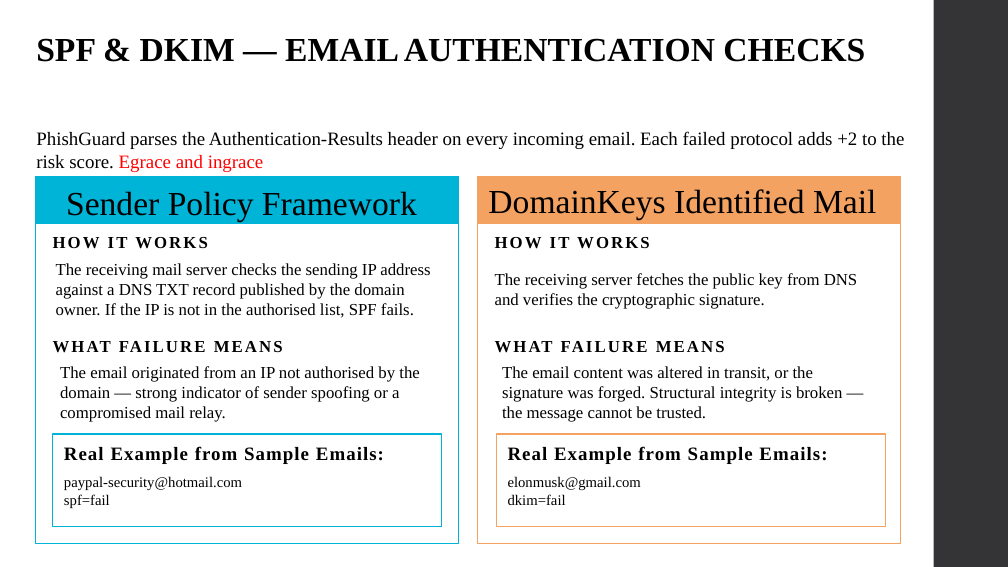
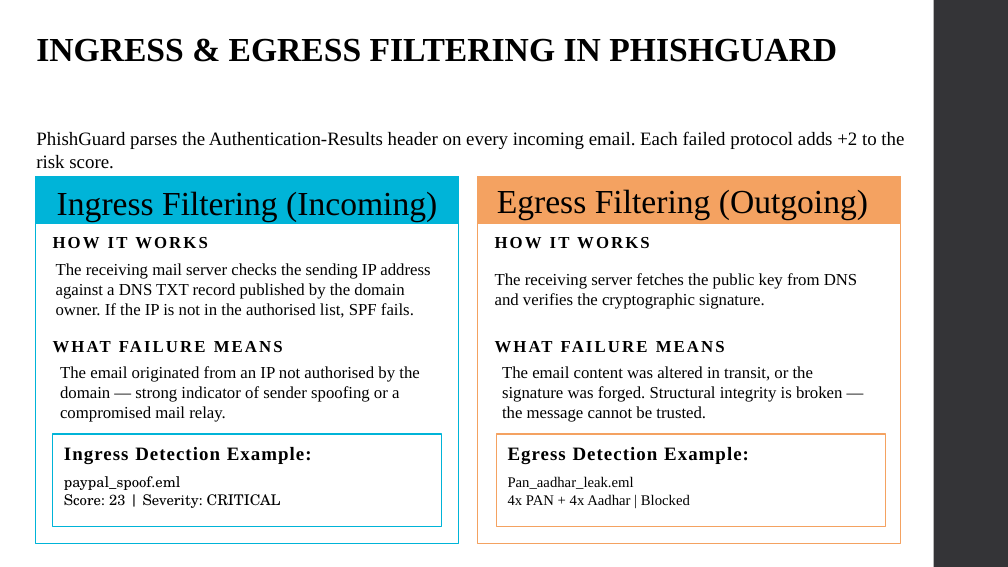
Before and after one commit to Preetamin04/PhishGuard_Data-Loss-Prevention, a slide deck: slide 4 of PhishGuard.pptx. Drawn at 1008x567 pixels with LibreOffice and Linux fonts; fonts in the diff are those of the drawing. Boxes give left, top, right and bottom in pixels: in the first picture for what was removed or moved away, otherwise in the second. Text is boxed around its words. In the diff, an @@ line names an element or a change of style, - is before the commit and + after.

```diff
--- a/PhishGuard.pptx
+++ b/PhishGuard.pptx
@@ text at (36, 38, 837, 62): text changed @@
-SPF & DKIM — EMAIL AUTHENTICATION CHECKS
+INGRESS & EGRESS FILTERING IN PHISHGUARD
@@ text at (36, 131, 904, 169): text changed @@
-PhishGuard parses the Authentication-Results header on every incoming email. Each failed protocol adds +2 to the risk score. Egrace and ingrace
+PhishGuard parses the Authentication-Results header on every incoming email. Each failed protocol adds +2 to the risk score.
@@ text at (57, 191, 437, 221): text changed @@
-Sender Policy Framework
+Ingress Filtering (Incoming)
@@ text at (497, 189, 868, 219): text changed @@
-DomainKeys Identified Mail
+Egress Filtering (Outgoing)
@@ text at (64, 447, 312, 464): text changed @@
-Real Example from Sample Emails:
+Ingress Detection Example:
@@ text at (508, 447, 749, 464): text changed @@
-Real Example from Sample Emails:
+Egress Detection Example:
@@ text at (64, 476, 281, 508): text changed; font Times New Roman to TeX Gyre Schola @@
-paypal-security@hotmail.com
-spf=fail
+paypal_spoof.eml
+Score: 23 | Severity: CRITICAL
@@ text at (508, 476, 690, 505): text changed @@
-elonmusk@gmail.com
-dkim=fail
+Pan_aadhar_leak.eml
+4x PAN + 4x Aadhar | Blocked
```
Also in this commit, not shown: 4 other files.
